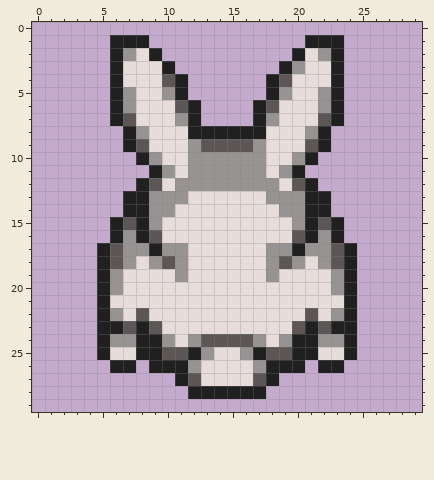
Pixel-art sprite, stored at resources/Bunny/BunnyUp.png. Above, as it was before the edit.
The file is 60x60 pixels, drawn in blocks of 2x2; one block is one cell here.
The result:
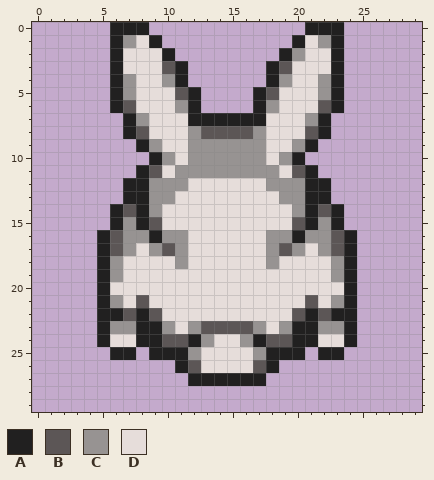
Palette (. is transparent): A #212020  B #5c5656  C #979392  D #e6ddda
Diff:
@@ x 0..29 @@
- 0 ..............................
- 1 ......AAA............AAA......
- 2 ......ACDA..........ADCA......
- 3 ......ADDDA........ACDDA......
- 4 ......ADDDBA......ABDDDA......
- 5 ......ACDDCA......ACDDCA......
- 6 ......ACDDDBA....ABDDDCA......
- 7 ......ABDDDCA....ACDDDBA......
- 8 .......ACDDDAAAAAADDDCA.......
- 9 .......ABDDDCBBBBCDDDBA.......
-10 ........ACDDCCCCCCDDCA........
-11 .........ACDCCCCCCDCA.........
-12 ........ABDCCCCCCCCDBA........
-13 .......AACCCDDDDDDCCCAA.......
-14 .......AACCDDDDDDDDCCAA.......
-15 ......ABACDDDDDDDDDDCABA......
-16 ......ACABDDDDDDDDDDBACA......
-17 .....ABCCACCDDDDDDCCACCBA.....
-18 .....ABCDCBCDDDDDDCBCDCBA.....
-19 .....ACDDDDCDDDDDDCDDDDCA.....
-20 .....ACDDDDDDDDDDDDDDDDCA.....
-21 .....ADDDDDDDDDDDDDDDDDDA.....
-22 .....ACDBDDDDDDDDDDDDBDCA.....
-23 .....AABABDDDDDDDDDDBABAA.....
-24 .....ACCAACDCBBBBCDCAACCA.....
-25 .....ADDAABBACDDCABBAADDA.....
-26 ......AA.AAACDDDDCAAA.AA......
-27 ...........ABDDDDBA...........
-28 ............AAAAAA............
+ 0 ......AAA............AAA......
+ 1 ......ACDA..........ADCA......
+ 2 ......ADDDA........ACDDA......
+ 3 ......ADDDBA......ABDDDA......
+ 4 ......ACDDCA......ACDDCA......
+ 5 ......ACDDDBA....ABDDDCA......
+ 6 ......ABDDDCA....ACDDDBA......
+ 7 .......ACDDDAAAAAADDDCA.......
+ 8 .......ABDDDCBBBBCDDDBA.......
+ 9 ........ACDDCCCCCCDDCA........
+10 .........ACDCCCCCCDCA.........
+11 ........ABDCCCCCCCCDBA........
+12 .......AACCCDDDDDDCCCAA.......
+13 .......AACCDDDDDDDDCCAA.......
+14 ......ABACDDDDDDDDDDCABA......
+15 ......ACABDDDDDDDDDDBACA......
+16 .....ABCCACCDDDDDDCCACCBA.....
+17 .....ABCDCBCDDDDDDCBCDCBA.....
+18 .....ACDDDDCDDDDDDCDDDDCA.....
+19 .....ACDDDDDDDDDDDDDDDDCA.....
+20 .....ADDDDDDDDDDDDDDDDDDA.....
+21 .....ACDBDDDDDDDDDDDDBDCA.....
+22 .....AABABDDDDDDDDDDBABAA.....
+23 .....ACCAACDCBBBBCDCAACCA.....
+24 .....ADDAABBACDDCABBAADDA.....
+25 ......AA.AAACDDDDCAAA.AA......
+26 ...........ABDDDDBA...........
+27 ............AAAAAA............
+28 ..............................
 29 ..............................
